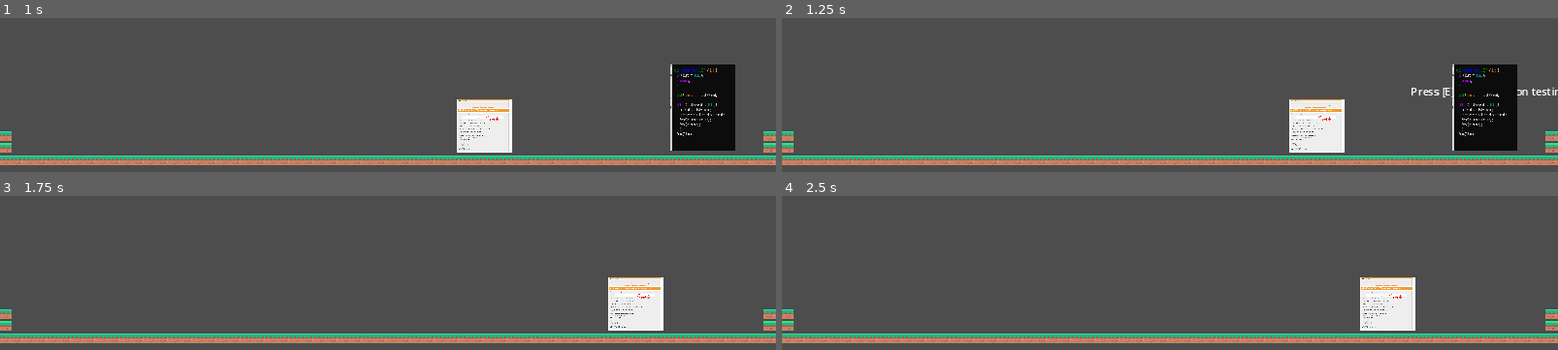
Above: before the commit, frames 1-4 (two rows, left to right).
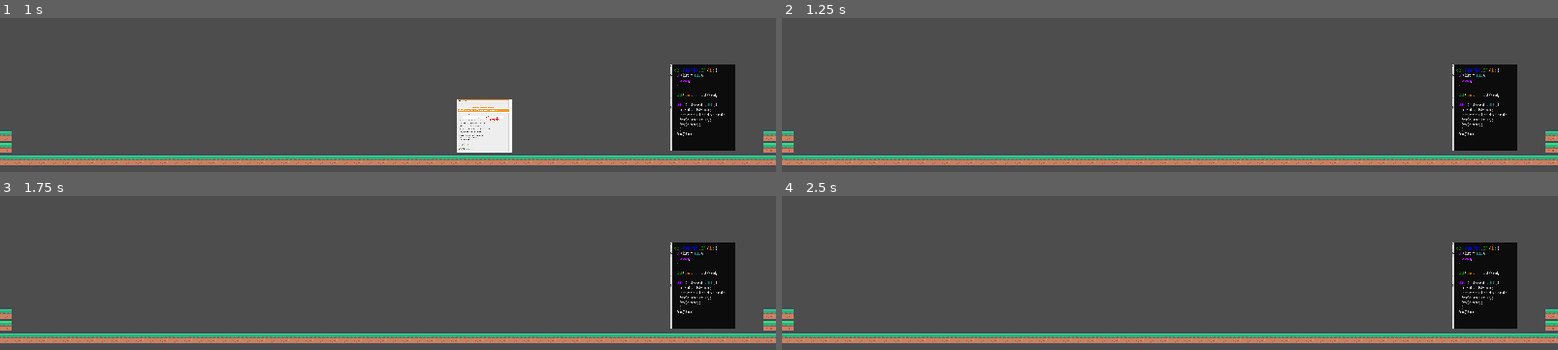
Above: after the commit, the same moments.

Repository: ryanwmiecz/2024HackathonWM
Game: Godot game, scene res://Levels/ryan_testing.tscn
Same seed, same stepped clock (60 frames per second), same inputs: the game is played once before the commit and once after it. This scene is started directly instead of the project's main scene.
Inputs:
- Up to frame 1 (1 s): tap Enter (ui_accept) at 0.5, 0.77 s; hold Right (ui_right) from 0.53 s (still down); hold E (Interaction) from 0.53 s (still down)
- Up to frame 2 (1.25 s): keep holding Right (ui_right); keep holding E (Interaction)
- Up to frame 3 (1.75 s): keep holding Right (ui_right); release E (Interaction) at 1.28 s; tap E (Interaction) at 1.35 s; tap Enter (ui_accept) at 1.52 s
- Up to frame 4 (2.5 s): release Right (ui_right) at 2.03 s; hold Left (ui_left) from 2.03 s (still down); hold E (Interaction) from 2.03 s (still down); tap Z (dash) at 2.1 s

Frame 1 is identical in both runs. In frame 2, 2.7% of the frame differs, in the area x 65-100%, y 44-88%; in frame 3, 7.1%; in frame 4, 7.1%, in the area x 74-95%, y 30-88%.

Commit message:
Interactions...

Diff:
--- a/2024hackthonattempt/Entities/emily_player_movement.gd
+++ b/2024hackthonattempt/Entities/emily_player_movement.gd
@@ -23,3 +23,14 @@
 		velocity.x = move_toward(velocity.x, 0, SPEED)
 
 	move_and_slide()
+
+
+
+
+
+
+
+
+
+func _on_interaction_area_body_entered(body:CharacterBody2D) -> void:
+	self.queue_free()
--- a/2024hackthonattempt/EntityAttributes/interactions/interaction/InteractionObjects/StaticBody2DREF.tscn
+++ b/2024hackthonattempt/EntityAttributes/interactions/interaction/InteractionObjects/StaticBody2DREF.tscn
@@ -22,3 +22,5 @@
 
 [node name="CollisionShape2D" type="CollisionShape2D" parent="InteractionArea"]
 shape = SubResource("CircleShape2D_pxmew")
+
+[connection signal="area_entered" from="InteractionArea" to="." method="_on_interaction_area_area_entered"]
--- a/2024hackthonattempt/EntityAttributes/interactions/interaction/interaction_area.gd
+++ b/2024hackthonattempt/EntityAttributes/interactions/interaction/interaction_area.gd
@@ -10,10 +10,10 @@
 
 
 
-func _on_body_entered(body):
+func _on_body_entered(body:CharacterBody2D):
 	InteractionManager.register_area(self)
 
 
 
-func _on_body_exited(body):
+func _on_body_exited(body:CharacterBody2D):
 	InteractionManager.unregister_area(self)
--- a/2024hackthonattempt/Levels/ryan_testing.tscn
+++ b/2024hackthonattempt/Levels/ryan_testing.tscn
@@ -248,3 +248,5 @@
 
 [node name="CollisionShape2D" type="CollisionShape2D" parent="StaticBody2D2/InteractionArea"]
 shape = SubResource("CircleShape2D_m4ech")
+
+[connection signal="body_entered" from="StaticBody2D2/InteractionArea" to="player" method="_on_interaction_area_body_entered"]
